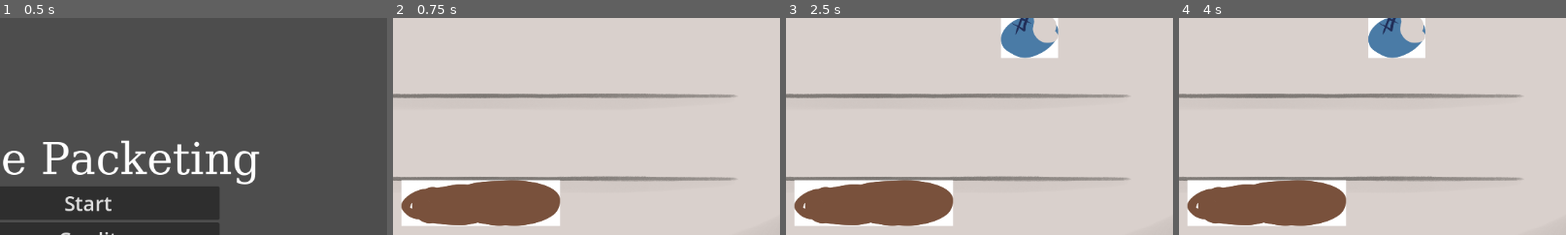
Above: before the commit, frames 1-4 (left to right).
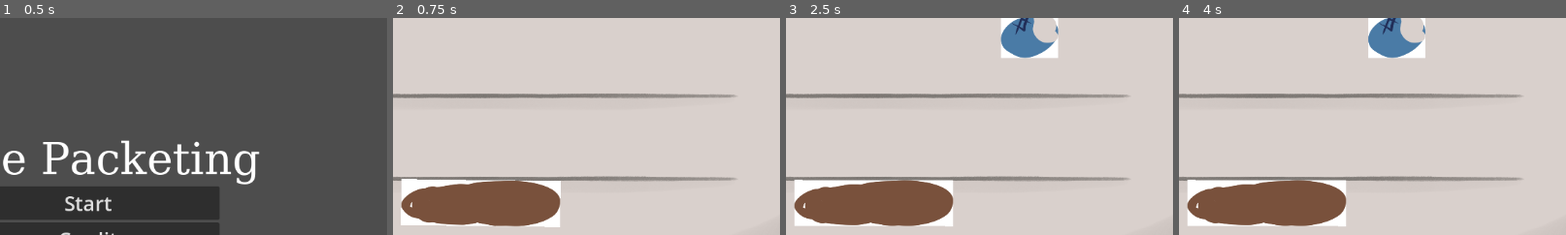
Above: after the commit, the same moments.

Repository: lophtix/winter-game-jam-2024
Game: Godot game, scene res://Scenes/Engine.tscn
The game is run twice, just before and just after one commit, with the same random seed, the same clock (stepped at 60 frames per second) and the same inputs.
Inputs:
- Up to frame 1 (0.5 s): no input
- Up to frame 2 (0.75 s): click "Start" at 0.5 s
- Up to frame 3 (2.5 s): click "End" at 1.25 s; click "Start" at 2 s
- Up to frame 4 (4 s): click "End" at 2.75 s; click "Start" at 3.5 s
The pictures show only the part of the screen within x 39-89%, y 9-59%; the shares and areas given below are measured in that part.

Frame 1 is identical in both runs. In frame 2, 0.7% of the frame differs, in the area x 2-44%, y 74-97%; in frame 3, 0.1%; in frame 4, 0.1%.

Commit message:
Bat stuff

Diff:
--- a/godot/Scenes/Game.tscn
+++ b/godot/Scenes/Game.tscn
@@ -18,6 +18,8 @@
 [node name="ShoeContainer" type="Node2D" parent="."]
 
 [node name="Bat" parent="." instance=ExtResource("2_iuflg")]
+rotationScale = 0.25
+maxVelocity = 4.0
 
 [node name="Button" type="Button" parent="."]
 offset_right = 8.0
--- a/godot/Scripts/Bat.gd
+++ b/godot/Scripts/Bat.gd
@@ -4,6 +4,11 @@
 
 var currentShoe: Shoe = null
 var chargeMode = false
+@onready var prevXPosition = global_position.x
+@onready var initialRotation = rotation
+
+@export var rotationScale: float
+@export var maxVelocity: float
 
 func _ready():
 	$Area2D.connect("body_entered", on_body_entered)
@@ -30,6 +35,11 @@
 				body.whack()
 
 func _process(_delta):
+	var xVelocity = global_position.x - prevXPosition
+	var ratio = clamp(xVelocity / maxVelocity, -1, 1)
+	var angle = asin(ratio) * rotationScale
+	rotation = initialRotation + lerp(rotation - initialRotation, angle, 0.1)
+	prevXPosition = global_position.x
 	pass
 
 func on_body_entered(body):
